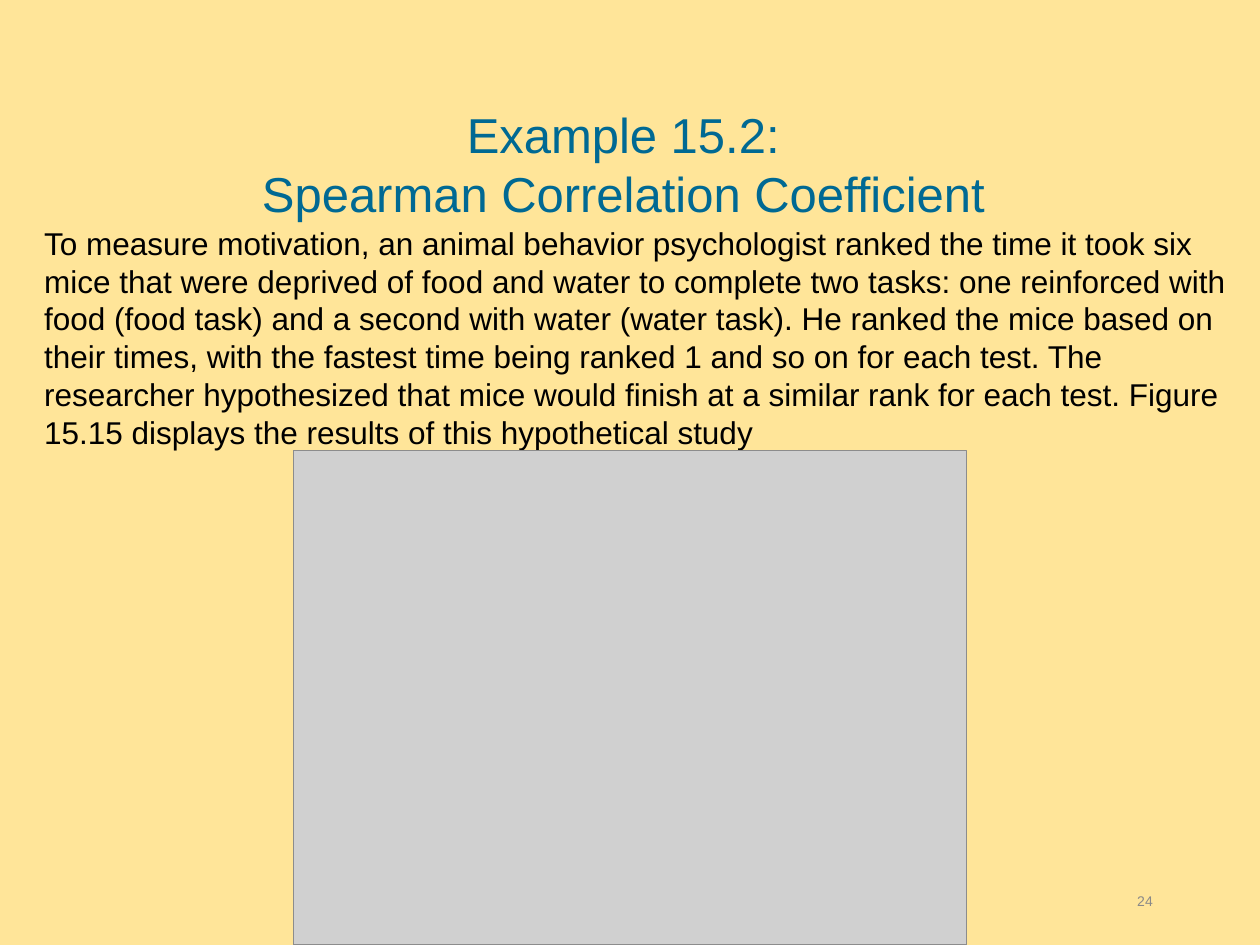
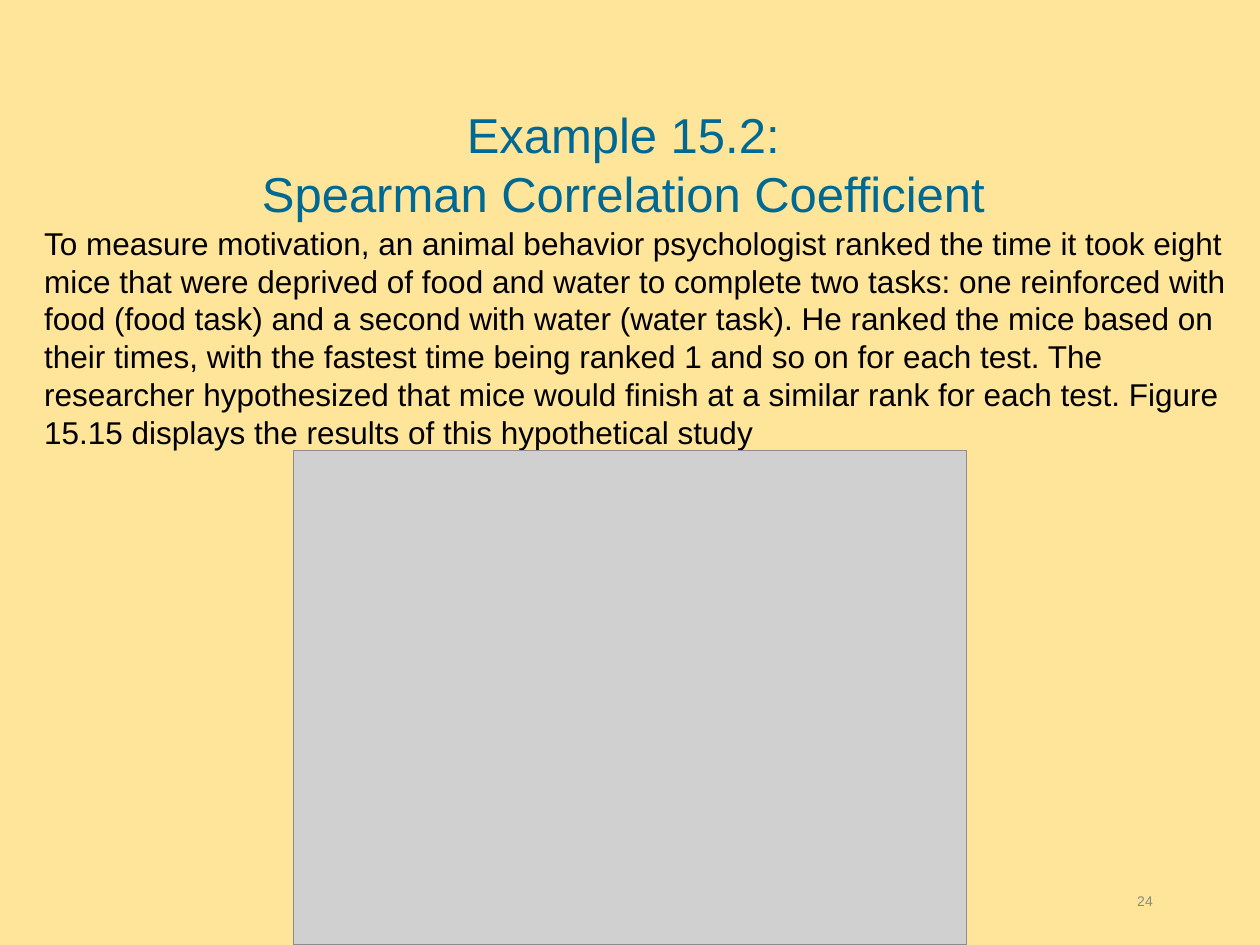
Before and after one commit to hejibo/Psychological-Statistics, a slide deck: slide 24 of Lecture 6- Correlation/Lecture 6.2 - Correlation.pptx. Drawn at 1260x945 pixels with LibreOffice and Linux fonts; fonts in the diff are those of the drawing; grey boxes stand for pictures; background and template pictures are left out. Boxes give left, top, right and bottom in pixels: in the first picture for what was removed or moved away, otherwise in the second. Text is boxed around its words. In the diff, an @@ line names an element or a change of style, - is before the commit and + after.

```diff
--- a/Lecture 6- Correlation/Lecture 6.2 - Correlation.pptx
+++ b/Lecture 6- Correlation/Lecture 6.2 - Correlation.pptx
@@ text at [44, 232, 1225, 450]: text changed @@
-To measure motivation, an animal behavior psychologist ranked the time it took six mice that were deprived of food and water to complete two tasks: one reinforced with food (food task) and a second with water (water task). He ranked the mice based on their times, with the fastest time being ranked 1 and so on for each test. The researcher hypothesized that mice would finish at a similar rank for each test. Figure 15.15 displays the results of this hypothetical study
+To measure motivation, an animal behavior psychologist ranked the time it took eight mice that were deprived of food and water to complete two tasks: one reinforced with food (food task) and a second with water (water task). He ranked the mice based on their times, with the fastest time being ranked 1 and so on for each test. The researcher hypothesized that mice would finish at a similar rank for each test. Figure 15.15 displays the results of this hypothetical study
```
Also in this commit, not shown: 9 other files.
